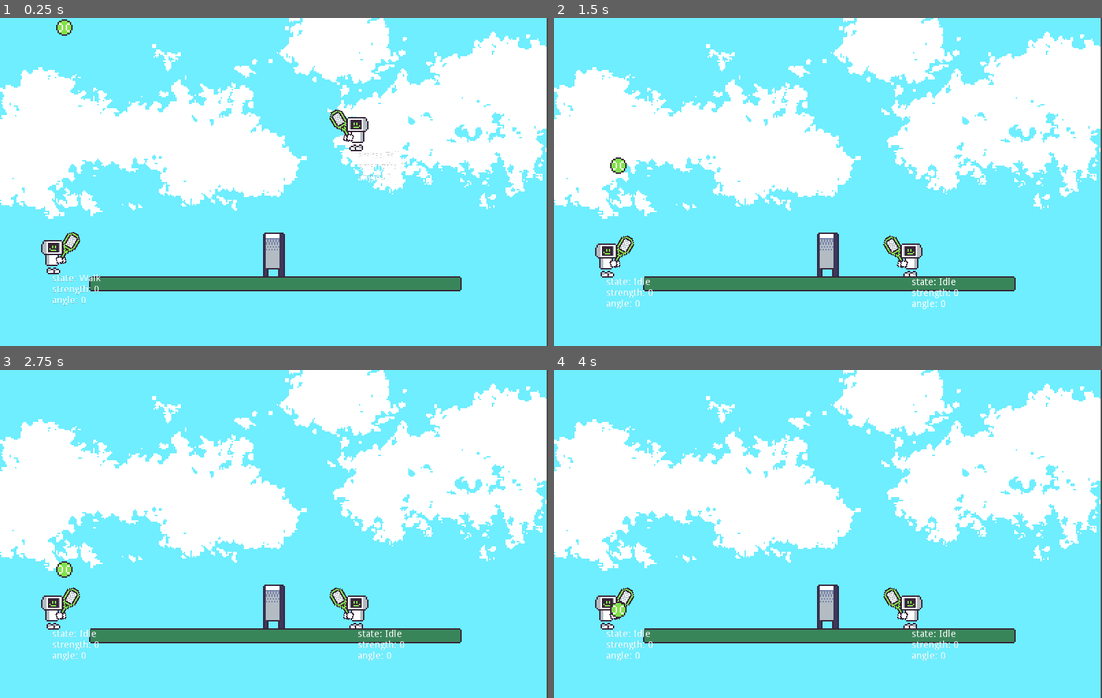
Above: before the commit, frames 1-4 (two rows, left to right).
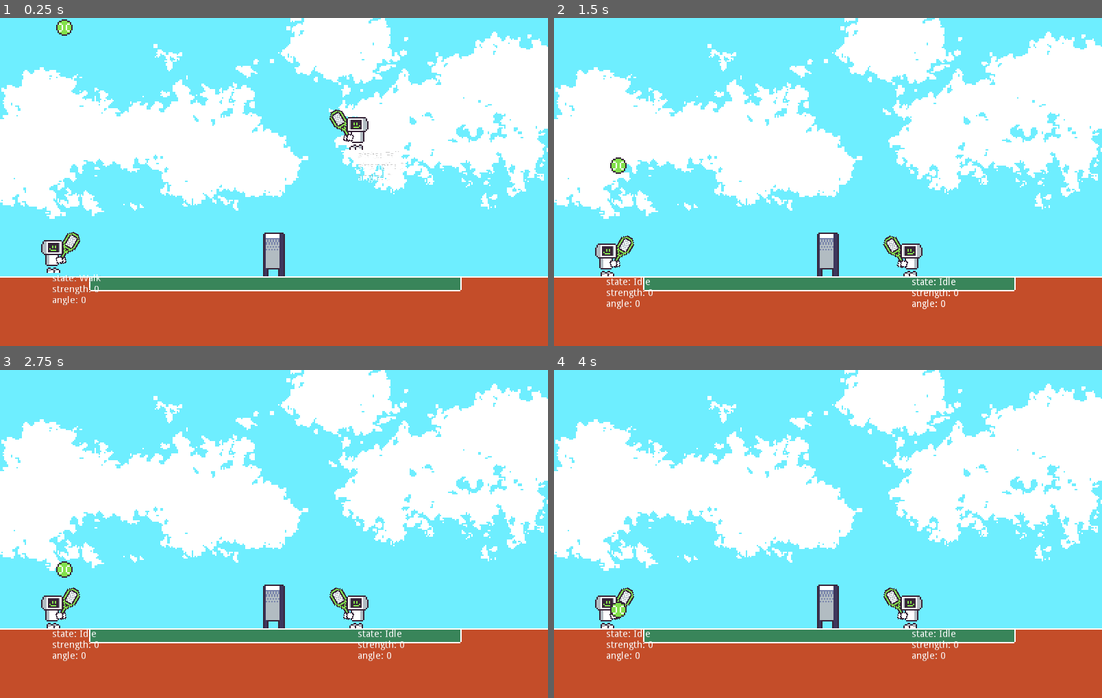
Above: after the commit, the same moments.

Repository: rthurmed/BobBytesTennisChampionship
Game: Godot game, scene res://src/Main.tscn
Same seed, same stepped clock (60 frames per second), same inputs: the game is played once before the commit and once after it.
Inputs:
- Up to frame 1 (0.25 s): no input
- Up to frame 2 (1.5 s): no input
- Up to frame 3 (2.75 s): no input
- Up to frame 4 (4 s): no input

The runs differ from the first frame. In frame 1, 21% of the frame differs, in the area x 0-100%, y 0-100%; in frame 2, 21%; in frame 3, 21%; in frame 4, 21%.

Commit message:
Replaced court sprite

Diff:
--- a/src/Main.tscn
+++ b/src/Main.tscn
@@ -6,7 +6,7 @@
 [ext_resource path="res://src/game/Ball.tscn" type="PackedScene" id=4]
 [ext_resource path="res://assets/background.png" type="Texture" id=5]
 [ext_resource path="res://assets/net.png" type="Texture" id=6]
-[ext_resource path="res://assets/court.png" type="Texture" id=7]
+[ext_resource path="res://assets/court-full.png" type="Texture" id=8]
 
 [sub_resource type="RectangleShape2D" id=1]
 extents = Vector2( 5, 127.5 )
@@ -20,7 +20,7 @@
 z_index = -10
 
 [node name="Background" type="Sprite" parent="Layers/Backdrop"]
-position = Vector2( 0, -76 )
+position = Vector2( 1, -76 )
 texture = ExtResource( 5 )
 
 [node name="Square3" type="Sprite" parent="Layers/Backdrop"]
@@ -33,11 +33,12 @@
 position = Vector2( 1, -23 )
 texture = ExtResource( 6 )
 
-[node name="Court" type="Sprite" parent="Layers/Backdrop"]
-position = Vector2( 2, 1 )
-texture = ExtResource( 7 )
+[node name="Court-full" type="Sprite" parent="Layers/Backdrop"]
+position = Vector2( 2, 33 )
+texture = ExtResource( 8 )
 
 [node name="Arena" type="StaticBody2D" parent="Layers/Backdrop"]
+visible = false
 collision_mask = 7
 
 [node name="CollisionPolygon2D" type="CollisionPolygon2D" parent="Layers/Backdrop/Arena"]
--- a/src/game/char/Person.tscn
+++ b/src/game/char/Person.tscn
@@ -53,6 +53,18 @@
 "update": 1,
 "values": [ true, false, false ]
 }
+tracks/2/type = "value"
+tracks/2/path = NodePath("VisualInstance/Racket:position")
+tracks/2/interp = 2
+tracks/2/loop_wrap = true
+tracks/2/imported = false
+tracks/2/enabled = true
+tracks/2/keys = {
+"times": PoolRealArray( 0, 0.1, 0.25 ),
+"transitions": PoolRealArray( 1, 1, 1 ),
+"update": 0,
+"values": [ Vector2( 6, -11 ), Vector2( 10, -10 ), Vector2( 6, -11 ) ]
+}
 
 [sub_resource type="Animation" id=5]
 resource_name = "HoldAttack"
Binary file changed: assets/concept.aseprite
Binary file added: assets/court-full.aseprite
Binary file added: assets/court-full.png
Not shown, added: assets/court-full.png.import
Binary file changed: assets/robot-parts.aseprite
Binary file changed: assets/robot-parts.png
